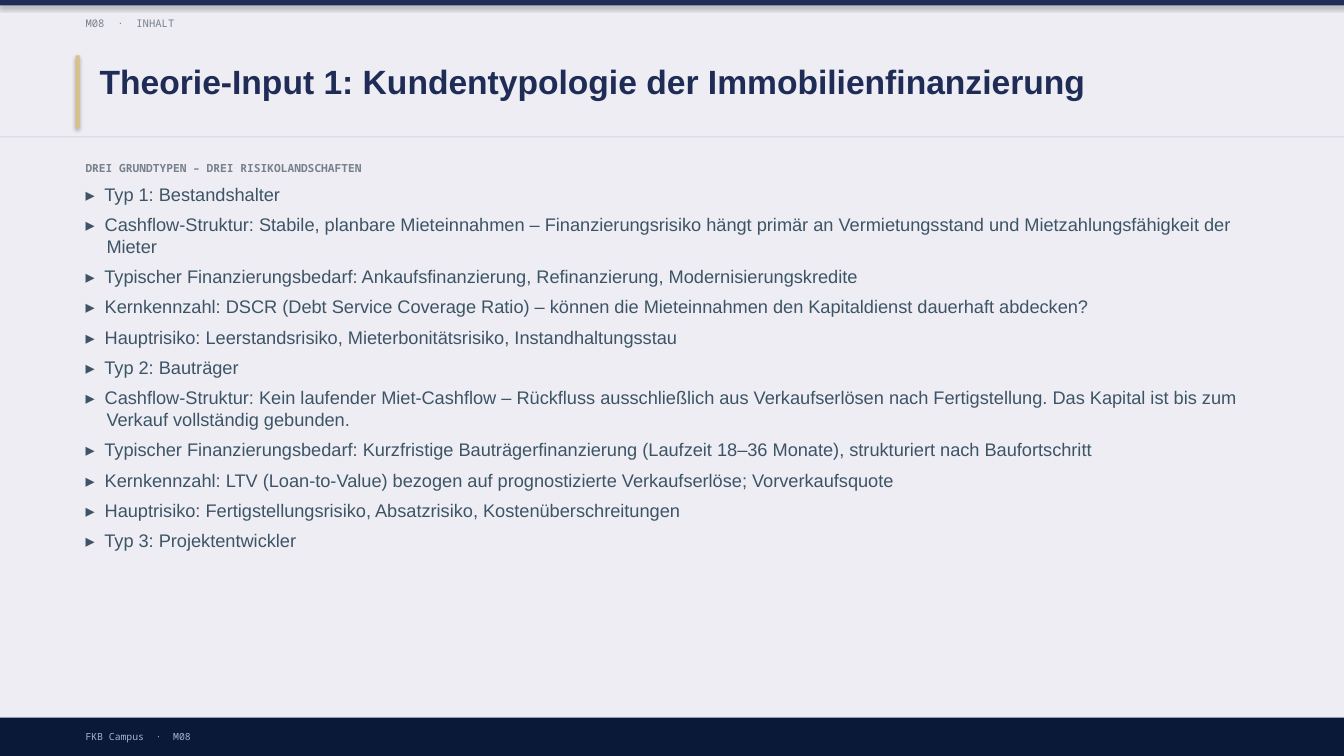
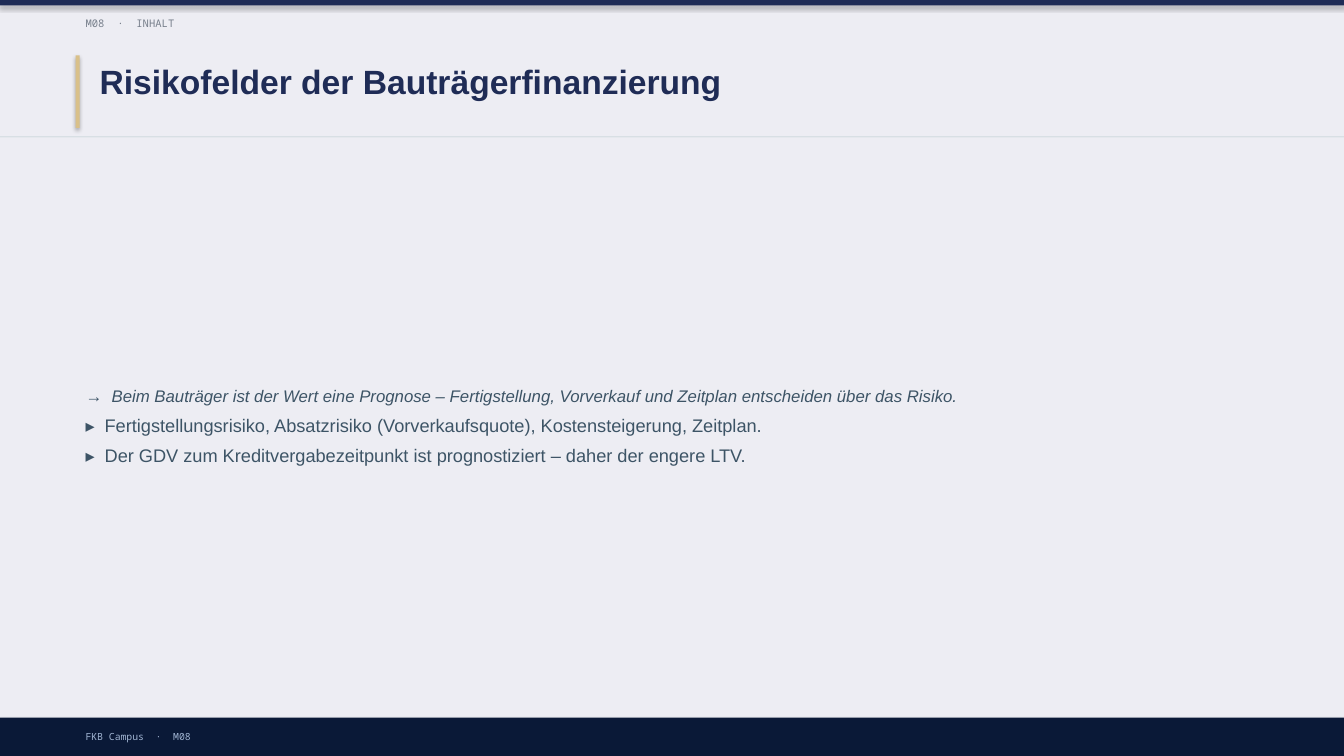
Before and after one commit to ck5rqc47pr-byte/firmenkundenakademie-online, a slide deck: slide 13 of protected-downloads/praesentation/M08.pptx (slide 5 before the commit). Drawn at 1344x756 pixels with LibreOffice and Linux fonts; fonts in the diff are those of the drawing. Boxes give left, top, right and bottom in pixels: in the first picture for what was removed or moved away, otherwise in the second. Text is boxed around its words. In the diff, an @@ line names an element or a change of style, - is before the commit and + after.

```diff
--- a/protected-downloads/praesentation/M08.pptx
+++ b/protected-downloads/praesentation/M08.pptx
@@ text at <box>100,69,721,101</box>: text changed @@
-Theorie-Input 1: Kundentypologie der Immobilienfinanzierung
+Risikofelder der Bauträgerfinanzierung
@@ text "→ Beim Bauträger ist der ..." at <box>105,390,957,466</box>: vertical alignment top to middle @@
@@ text at <box>105,390,957,466</box>: text changed @@
-DREI GRUNDTYPEN – DREI RISIKOLANDSCHAFTEN
-▸ Typ 1: Bestandshalter
-▸ Cashflow-Struktur: Stabile, planbare Mieteinnahmen – Finanzierungsrisiko hängt primär an Vermietungsstand und Mietzahlungsfähigkeit der Mieter
-▸ Typischer Finanzierungsbedarf: Ankaufsfinanzierung, Refinanzierung, Modernisierungskredite
-▸ Kernkennzahl: DSCR (Debt Service Coverage Ratio) – können die Mieteinnahmen den Kapitaldienst dauerhaft abdecken?
-▸ Hauptrisiko: Leerstandsrisiko, Mieterbonitätsrisiko, Instandhaltungsstau
-▸ Typ 2: Bauträger
-▸ Cashflow-Struktur: Kein laufender Miet-Cashflow – Rückfluss ausschließlich aus Verkaufserlösen nach Fertigstellung. Das Kapital ist bis zum Verkauf vollständig gebunden.
-▸ Typischer Finanzierungsbedarf: Kurzfristige Bauträgerfinanzierung (Laufzeit 18–36 Monate), strukturiert nach Baufortschritt
-▸ Kernkennzahl: LTV (Loan-to-Value) bezogen auf prognostizierte Verkaufserlöse; Vorverkaufsquote
-▸ Hauptrisiko: Fertigstellungsrisiko, Absatzrisiko, Kostenüberschreitungen
-▸ Typ 3: Projektentwickler
+→ Beim Bauträger ist der Wert eine Prognose – Fertigstellung, Vorverkauf und Zeitplan entscheiden über das Risiko.
+▸ Fertigstellungsrisiko, Absatzrisiko (Vorverkaufsquote), Kostensteigerung, Zeitplan.
+▸ Der GDV zum Kreditvergabezeitpunkt ist prognostiziert – daher der engere LTV.
```
Also in this commit, not shown: 2 other slides changed, 13 slides added, 6 slides removed, 1 other file.
